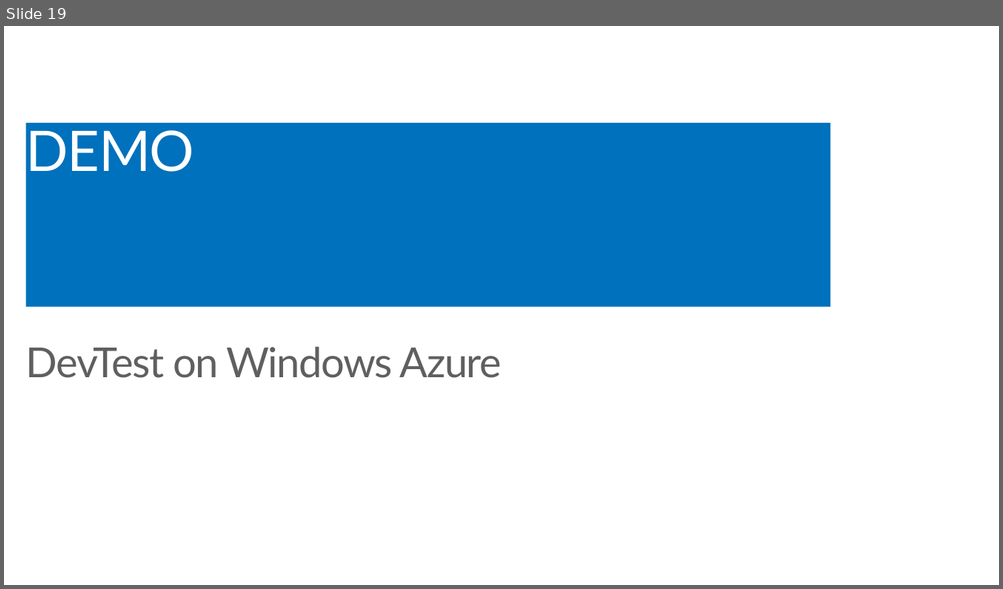
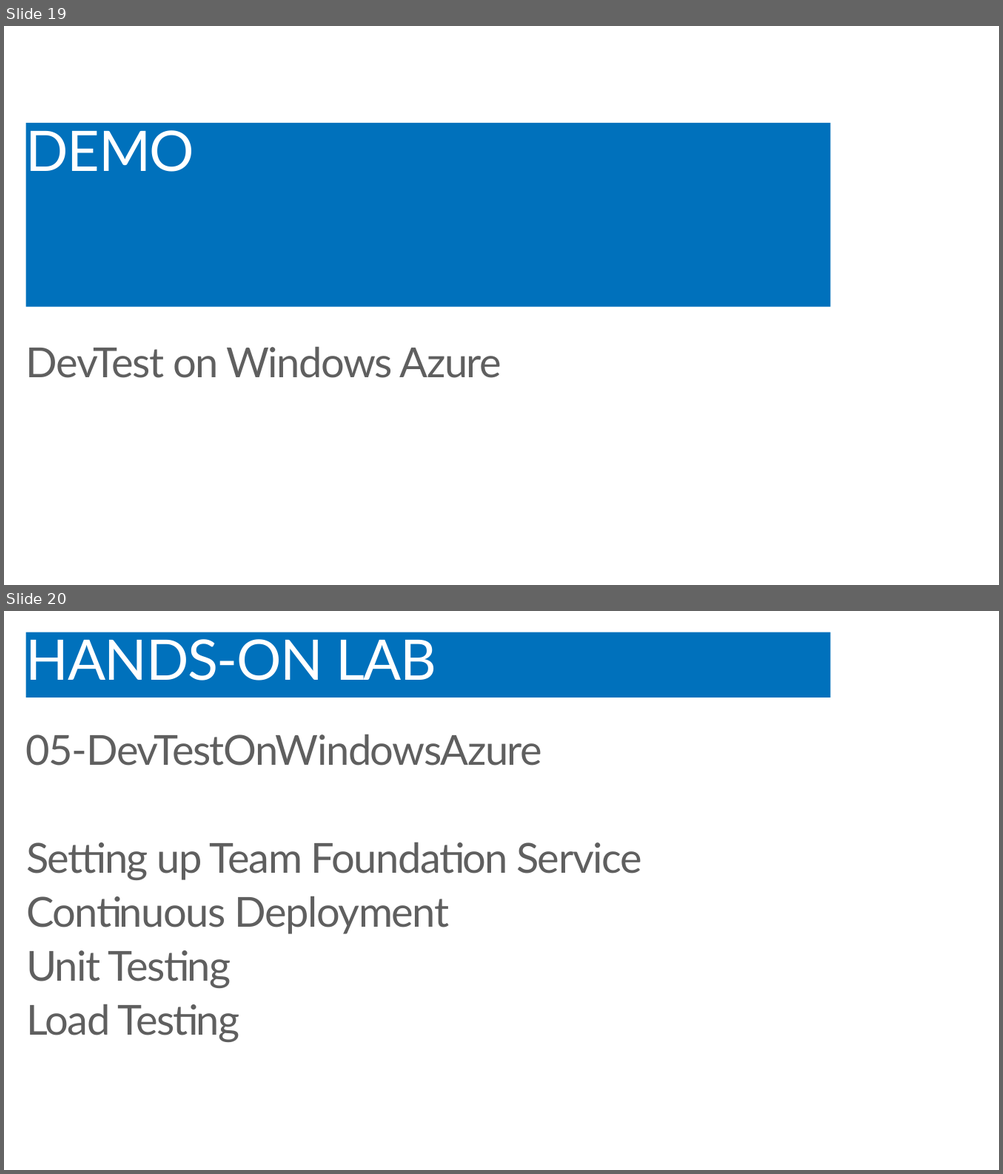
Before and after one commit to BretStateham/AzureDay-ScenarioLabs, a slide deck: Presentations/02-DevTestOnWindowsAzure.pptx. Shown one above the other, each under a label of ours: slide 19 before the commit, slides 19 and 20 after it. The pictures are 1003x589 and 1003x1174 pixels, drawn with LibreOffice and Linux fonts; fonts in the diff are those of the drawing; background and template pictures are left out. Boxes give left, top, right and bottom in pixels: in the first picture for what was removed or moved away, otherwise in the second. Text is boxed around its words. In the diff, an @@ line names an element or a change of style, - is before the commit and + after.

```diff
--- a/Presentations/02-DevTestOnWindowsAzure.pptx
+++ b/Presentations/02-DevTestOnWindowsAzure.pptx
@@ slide 20 added at (4,611,999,1170), background #FFFFFF @@
@@ title added at (25,632,830,698), fill #0071BC, 54 pt, text #FFFFFF @@
+HANDS-ON LAB
@@ text added at (26,734,642,1042), 40 pt, text #5F5F5F @@
+05-DevTestOnWindowsAzure
+Setting up Team Foundation Service
+Continuous Deployment
+Unit Testing
+Load Testing
```
Also in this commit, not shown: 3 slides changed.
